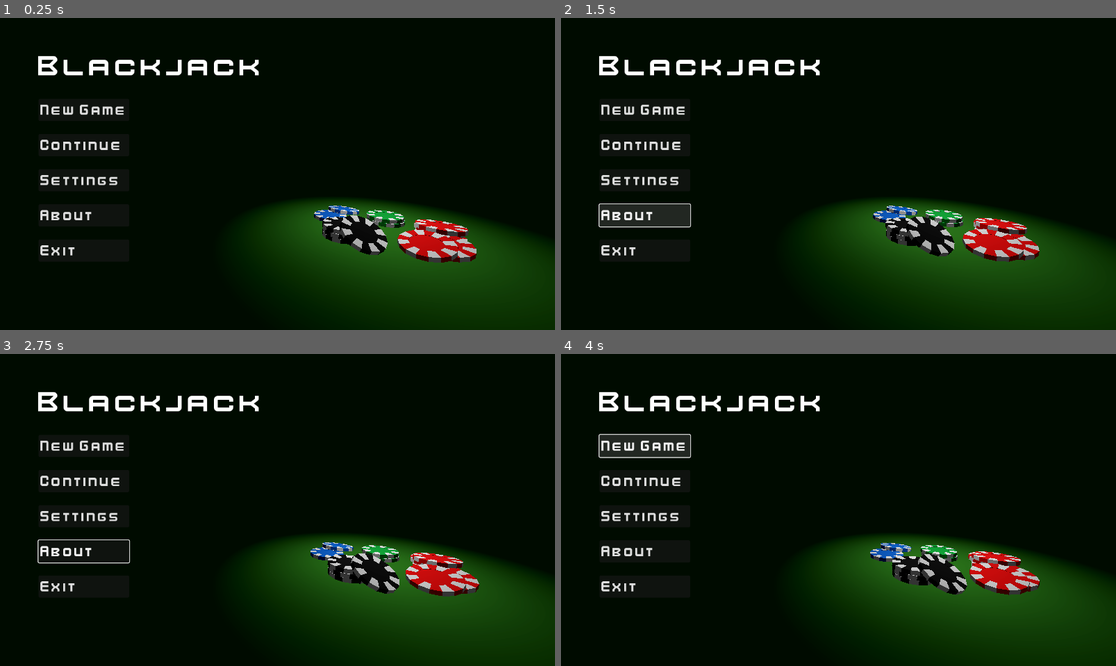
Above: before the commit, frames 1-4 (two rows, left to right).
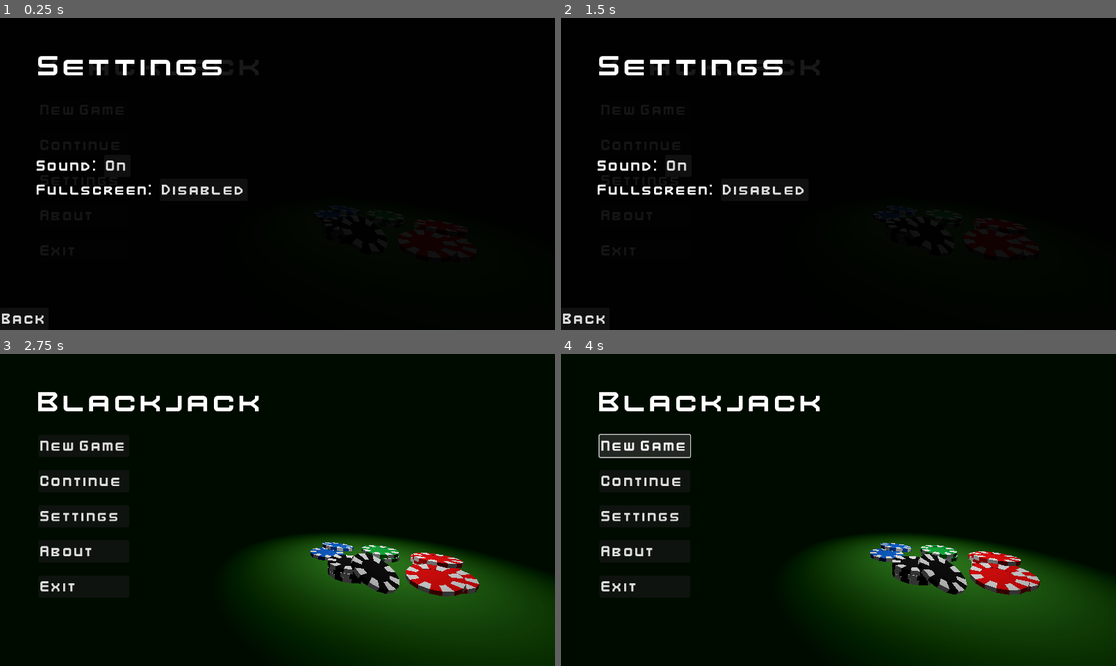
Above: after the commit, the same moments.

Repository: Juno-Joseph/Black-Jack-Main-Menu
Game: Godot game, scene res://scenes/menus/main_menu.tscn
The game is run twice, just before and just after one commit, with the same random seed, the same clock (stepped at 60 frames per second) and the same inputs.
Inputs (mouse positions are in pixels of both pictures, inside the frame that each line leads up to):
- Up to frame 1 (0.25 s): no input
- Up to frame 2 (1.5 s): click "Settings" at 0.5 s; click "About" at 1.25 s
- Up to frame 3 (2.75 s): click (22, 653) at 2 s, where only the run after the commit has a clickable "Back"
- Up to frame 4 (4 s): click "New Game" at 2.75 s; click "New Game" at 3.5 s

The runs differ from the first frame. In frame 1, 23% of the frame differs, in the area x 0-100%, y 12-100%; in frame 2, 24%; in frame 3, 0.1%; in frame 4, nothing differs.

Commit message:
Added settings and about pages

Diff:
--- a/scenes/menus/main_menu.tscn
+++ b/scenes/menus/main_menu.tscn
@@ -1,10 +1,11 @@
-[gd_scene load_steps=11 format=3 uid="uid://4y1jscril4iv"]
+[gd_scene load_steps=12 format=3 uid="uid://4y1jscril4iv"]
 
 [ext_resource type="Script" path="res://scripts/menu/turn_table.gd" id="1_nx1q8"]
 [ext_resource type="PackedScene" uid="uid://bieho31hgin5j" path="res://scenes/chips/chip_black.tscn" id="2_je2y6"]
 [ext_resource type="PackedScene" uid="uid://b0b8t2uuvj2e8" path="res://scenes/chips/chip_red.tscn" id="3_1gkb3"]
 [ext_resource type="PackedScene" uid="uid://5wc7674qpk8t" path="res://scenes/chips/chip_blue.tscn" id="4_ec3km"]
 [ext_resource type="PackedScene" uid="uid://b4hstk70rmk51" path="res://scenes/chips/chip_green.tscn" id="5_nix7u"]
+[ext_resource type="Script" path="res://scripts/menu/main_menu.gd" id="6_6s63a"]
 [ext_resource type="FontFile" uid="uid://chbjgtr1j0g4m" path="res://assets/fonts/kenvector_future2.ttf" id="6_ln6fx"]
 [ext_resource type="FontFile" uid="uid://cjmwscnlurhsc" path="res://assets/fonts/kenvector_future_thin2.ttf" id="7_fyo0k"]
 
@@ -99,15 +100,16 @@
 [node name="Camera3D" type="Camera3D" parent="."]
 transform = Transform3D(0.998135, -0.00638131, 0.0607141, 0, 0.994522, 0.104528, -0.0610485, -0.104333, 0.992667, -1.14, 1.033, 2.749)
 
-[node name="Control" type="Control" parent="Camera3D"]
+[node name="main_menu_ui" type="Control" parent="Camera3D"]
 layout_mode = 3
 anchors_preset = 15
 anchor_right = 1.0
 anchor_bottom = 1.0
 grow_horizontal = 2
 grow_vertical = 2
-
-[node name="title" type="Label" parent="Camera3D/Control"]
+script = ExtResource("6_6s63a")
+
+[node name="title" type="Label" parent="Camera3D/main_menu_ui"]
 layout_mode = 1
 offset_left = 79.0
 offset_top = 63.0
@@ -117,7 +119,7 @@
 theme_override_font_sizes/font_size = 64
 text = "Blackjack"
 
-[node name="VBoxContainer" type="VBoxContainer" parent="Camera3D/Control"]
+[node name="main_menu_buttons" type="VBoxContainer" parent="Camera3D/main_menu_ui"]
 layout_mode = 0
 offset_left = 80.0
 offset_top = 168.0
@@ -125,37 +127,166 @@
 offset_bottom = 506.0
 theme_override_constants/separation = 27
 
-[node name="new_game_button" type="Button" parent="Camera3D/Control/VBoxContainer"]
+[node name="new_game_button" type="Button" parent="Camera3D/main_menu_ui/main_menu_buttons"]
 layout_mode = 2
 theme_override_fonts/font = ExtResource("7_fyo0k")
 theme_override_font_sizes/font_size = 33
 text = "New Game"
 alignment = 0
 
-[node name="continue_button" type="Button" parent="Camera3D/Control/VBoxContainer"]
+[node name="continue_button" type="Button" parent="Camera3D/main_menu_ui/main_menu_buttons"]
 layout_mode = 2
 theme_override_fonts/font = ExtResource("7_fyo0k")
 theme_override_font_sizes/font_size = 33
 text = "Continue"
 alignment = 0
 
-[node name="settings_button" type="Button" parent="Camera3D/Control/VBoxContainer"]
+[node name="settings_button" type="Button" parent="Camera3D/main_menu_ui/main_menu_buttons"]
 layout_mode = 2
 theme_override_fonts/font = ExtResource("7_fyo0k")
 theme_override_font_sizes/font_size = 33
 text = "Settings"
 alignment = 0
 
-[node name="about_button" type="Button" parent="Camera3D/Control/VBoxContainer"]
+[node name="about_button" type="Button" parent="Camera3D/main_menu_ui/main_menu_buttons"]
 layout_mode = 2
 theme_override_fonts/font = ExtResource("7_fyo0k")
 theme_override_font_sizes/font_size = 33
 text = "About"
 alignment = 0
 
-[node name="exit_button" type="Button" parent="Camera3D/Control/VBoxContainer"]
+[node name="exit_button" type="Button" parent="Camera3D/main_menu_ui/main_menu_buttons"]
 layout_mode = 2
 theme_override_fonts/font = ExtResource("7_fyo0k")
 theme_override_font_sizes/font_size = 33
 text = "Exit"
 alignment = 0
+
+[node name="about_popup" type="ColorRect" parent="Camera3D/main_menu_ui"]
+visible = false
+layout_mode = 1
+anchors_preset = 15
+anchor_right = 1.0
+anchor_bottom = 1.0
+grow_horizontal = 2
+grow_vertical = 2
+color = Color(0, 0, 0, 0.905882)
+
+[node name="title" type="Label" parent="Camera3D/main_menu_ui/about_popup"]
+layout_mode = 0
+offset_left = 79.0
+offset_top = 63.0
+offset_right = 548.0
+offset_bottom = 135.0
+theme_override_fonts/font = ExtResource("6_ln6fx")
+theme_override_font_sizes/font_size = 64
+text = "About"
+
+[node name="Label" type="Label" parent="Camera3D/main_menu_ui/about_popup"]
+layout_mode = 0
+offset_left = 70.0
+offset_top = 287.0
+offset_right = 928.0
+offset_bottom = 360.0
+theme_override_fonts/font = ExtResource("7_fyo0k")
+theme_override_font_sizes/font_size = 30
+text = "This game is a Blackjack game made by following
+a tutorial on YouTube carefully. "
+
+[node name="about_back_button" type="Button" parent="Camera3D/main_menu_ui/about_popup"]
+layout_mode = 1
+anchors_preset = 2
+anchor_top = 1.0
+anchor_bottom = 1.0
+offset_top = -46.0
+offset_right = 100.0
+grow_vertical = 0
+theme_override_fonts/font = ExtResource("7_fyo0k")
+theme_override_font_sizes/font_size = 33
+text = "Back"
+alignment = 0
+
+[node name="settings_popup" type="ColorRect" parent="Camera3D/main_menu_ui"]
+layout_mode = 1
+anchors_preset = 15
+anchor_right = 1.0
+anchor_bottom = 1.0
+grow_horizontal = 2
+grow_vertical = 2
+color = Color(0, 0, 0, 0.905882)
+
+[node name="title" type="Label" parent="Camera3D/main_menu_ui/settings_popup"]
+layout_mode = 0
+offset_left = 79.0
+offset_top = 63.0
+offset_right = 548.0
+offset_bottom = 135.0
+theme_override_fonts/font = ExtResource("6_ln6fx")
+theme_override_font_sizes/font_size = 64
+text = "Settings"
+
+[node name="settings_back_button" type="Button" parent="Camera3D/main_menu_ui/settings_popup"]
+layout_mode = 1
+anchors_preset = 2
+anchor_top = 1.0
+anchor_bottom = 1.0
+offset_top = -46.0
+offset_right = 100.0
+grow_vertical = 0
+theme_override_fonts/font = ExtResource("7_fyo0k")
+theme_override_font_sizes/font_size = 33
+text = "Back"
+alignment = 0
+
+[node name="settings_items" type="VBoxContainer" parent="Camera3D/main_menu_ui/settings_popup"]
+layout_mode = 1
+anchors_preset = 4
+anchor_top = 0.5
+anchor_bottom = 0.5
+offset_left = 76.0
+offset_top = -15.0
+offset_right = 268.0
+offset_bottom = 31.0
+grow_vertical = 2
+
+[node name="sound_setting" type="HBoxContainer" parent="Camera3D/main_menu_ui/settings_popup/settings_items"]
+layout_mode = 2
+
+[node name="Label" type="Label" parent="Camera3D/main_menu_ui/settings_popup/settings_items/sound_setting"]
+layout_mode = 2
+theme_override_fonts/font = ExtResource("7_fyo0k")
+theme_override_font_sizes/font_size = 33
+text = "Sound: "
+
+[node name="setting_sound_button" type="Button" parent="Camera3D/main_menu_ui/settings_popup/settings_items/sound_setting"]
+layout_mode = 2
+theme_override_fonts/font = ExtResource("7_fyo0k")
+theme_override_font_sizes/font_size = 33
+text = "On"
+alignment = 0
+
+[node name="fullscreen_setting" type="HBoxContainer" parent="Camera3D/main_menu_ui/settings_popup/settings_items"]
+layout_mode = 2
+
+[node name="Label" type="Label" parent="Camera3D/main_menu_ui/settings_popup/settings_items/fullscreen_setting"]
+layout_mode = 2
+theme_override_fonts/font = ExtResource("7_fyo0k")
+theme_override_font_sizes/font_size = 33
+text = "Fullscreen: "
+
+[node name="setting_fullscreen" type="Button" parent="Camera3D/main_menu_ui/settings_popup/settings_items/fullscreen_setting"]
+layout_mode = 2
+theme_override_fonts/font = ExtResource("7_fyo0k")
+theme_override_font_sizes/font_size = 33
+text = "Disabled"
+alignment = 0
+
+[connection signal="pressed" from="Camera3D/main_menu_ui/main_menu_buttons/new_game_button" to="Camera3D/main_menu_ui" method="_on_new_game_button_pressed"]
+[connection signal="pressed" from="Camera3D/main_menu_ui/main_menu_buttons/continue_button" to="Camera3D/main_menu_ui" method="_on_continue_button_pressed"]
+[connection signal="pressed" from="Camera3D/main_menu_ui/main_menu_buttons/settings_button" to="Camera3D/main_menu_ui" method="_on_settings_button_pressed"]
+[connection signal="pressed" from="Camera3D/main_menu_ui/main_menu_buttons/about_button" to="Camera3D/main_menu_ui" method="_on_about_button_pressed"]
+[connection signal="pressed" from="Camera3D/main_menu_ui/main_menu_buttons/exit_button" to="Camera3D/main_menu_ui" method="_on_exit_button_pressed"]
+[connection signal="pressed" from="Camera3D/main_menu_ui/about_popup/about_back_button" to="Camera3D/main_menu_ui" method="_on_about_back_button_pressed"]
+[connection signal="pressed" from="Camera3D/main_menu_ui/settings_popup/settings_back_button" to="Camera3D/main_menu_ui" method="_on_settings_back_button_pressed"]
+[connection signal="pressed" from="Camera3D/main_menu_ui/settings_popup/settings_items/sound_setting/setting_sound_button" to="Camera3D/main_menu_ui" method="_on_setting_sound_button_pressed"]
+[connection signal="pressed" from="Camera3D/main_menu_ui/settings_popup/settings_items/fullscreen_setting/setting_fullscreen" to="Camera3D/main_menu_ui" method="_on_setting_fullscreen_pressed"]
--- /dev/null
+++ b/scripts/menu/main_menu.gd
@@ -0,0 +1,51 @@
+extends Control
+
+var fullscreen = false
+var sound = true
+
+func _on_new_game_button_pressed():
+	pass # Replace with function body.
+
+
+func _on_continue_button_pressed():
+	pass # Replace with function body.
+
+
+func _on_settings_button_pressed():
+	$settings_popup.show()
+
+
+func _on_about_button_pressed():
+	$about_popup.show()
+
+
+func _on_exit_button_pressed():
+	get_tree().quit()
+
+
+func _on_about_back_button_pressed():
+	$about_popup.hide()
+
+
+func _on_settings_back_button_pressed():
+	$settings_popup.hide()
+
+
+func _on_setting_fullscreen_pressed():
+	fullscreen = !fullscreen
+
+	if fullscreen:
+		DisplayServer.window_set_mode(DisplayServer.WINDOW_MODE_WINDOWED)
+		$settings_popup/settings_items/fullscreen_setting/setting_fullscreen.text = "Disabled"
+	else :
+		DisplayServer.window_set_mode(DisplayServer.WINDOW_MODE_FULLSCREEN)
+		$settings_popup/settings_items/fullscreen_setting/setting_fullscreen.text = "Enabled"
+
+
+func _on_setting_sound_button_pressed():
+	sound = !sound
+
+	if sound:
+		$settings_popup/settings_items/sound_setting/setting_sound_button.text = "On"
+	else:
+		$settings_popup/settings_items/sound_setting/setting_sound_button.text = "Off"
